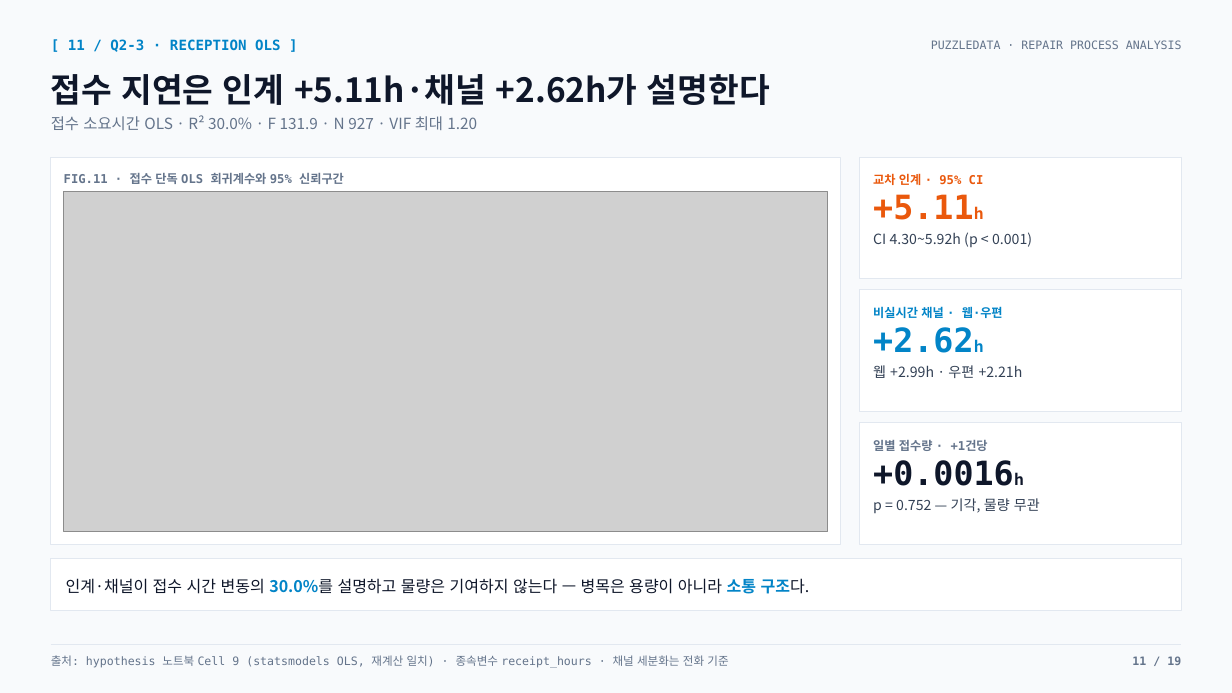
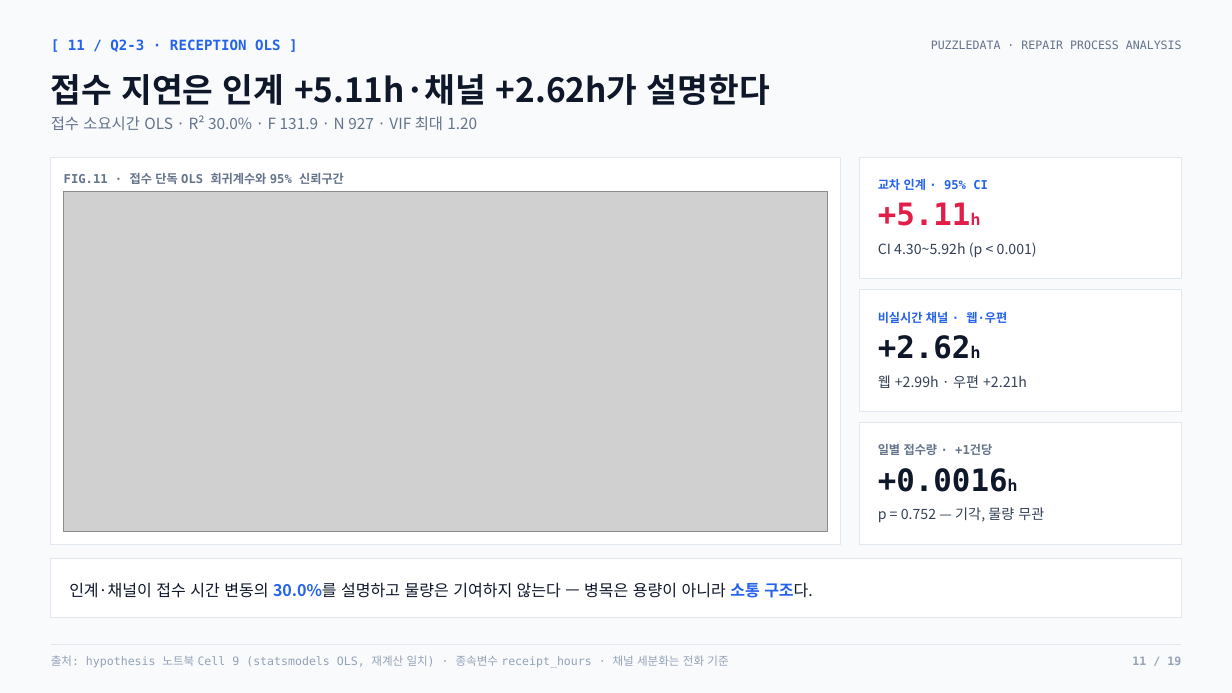
Before and after one commit to nus1245/puzzle_data, a slide deck: slide 11 of outputs/pptx/puzzledata_repair_report.pptx. Drawn at 1232x693 pixels with LibreOffice and Linux fonts; fonts in the diff are those of the drawing; grey boxes stand for pictures. Boxes give left, top, right and bottom in pixels: in the first picture for what was removed or moved away, otherwise in the second. Text is boxed around its words. In the diff, an @@ line names an element or a change of style, - is before the commit and + after.

```diff
--- a/outputs/pptx/puzzledata_repair_report.pptx
+++ b/outputs/pptx/puzzledata_repair_report.pptx
@@ text "[ 11 / Q2-3 · ..." at (68,39,281,52): text colour #0284C7 to #2563EB @@
@@ text "교차 인계 · 95% CI" at (878,178,988,190): text colour #EA580C to #2563EB @@
@@ text "+5.11h": place and size @@
-text "+5.11h" at (873,194,973,220)
+text "+5.11h" at (878,202,971,226)
@@ text "+5.11h" at (878,202,971,226): size 26 to 24 pt in "+5.11h"; text colour #EA580C to #E11D48; line spacing 29.1pt to 26.9pt @@
@@ text "CI 4.30~5.92h (p < 0.001)": place and size @@
-text "CI 4.30~5.92h (p < 0.001)" at (873,232,1032,247)
+text "CI 4.30~5.92h (p < 0.001)" at (878,242,1037,258)
@@ text "비실시간 채널 · 웹·우편" at (878,311,1007,323): text colour #0284C7 to #2563EB @@
@@ text "+2.62h": place and size @@
-text "+2.62h" at (873,327,973,353)
+text "+2.62h" at (878,335,971,359)
@@ text "+2.62h" at (878,335,971,359): size 26 to 24 pt in "+2.62h"; text colour #0284C7 to #0F172A; line spacing 29.1pt to 26.9pt @@
@@ text "웹 +2.99h · 우편 +2.21h": place and size @@
-text "웹 +2.99h · 우편 +2.21h" at (873,365,1023,378)
+text "웹 +2.99h · 우편 +2.21h" at (878,375,1027,388)
@@ text "일별 접수량 · +1건당": place and size @@
-text "일별 접수량 · +1건당" at (873,440,988,451)
+text "일별 접수량 · +1건당" at (878,444,992,455)
@@ text "+0.0016h": place and size @@
-text "+0.0016h" at (873,460,1014,486)
+text "+0.0016h" at (878,468,1008,492)
@@ text "+0.0016h" at (878,468,1008,492): size 26 to 24 pt in "+0.0016h"; line spacing 29.1pt to 26.9pt @@
@@ text "p = 0.752 — 기각, ...": place and size @@
-text "p = 0.752 — 기각, ..." at (873,498,1040,513)
+text "p = 0.752 — 기각, ..." at (878,507,1044,523)
@@ rectangle: place and size @@
-rectangle at (51,559,1181,611)
+rectangle at (51,559,1181,618)
@@ text "인계·채널이 접수 시간 변동의 30.0%를 ..." at (69,582,813,598): text colour #0284C7 to #2563EB in "30.0%를 소통 구조다." @@
@@ text "출처: hypothesis 노트북 Cell 9 ..." at (51,655,728,668): text colour #64748B to #94A3B8 @@
@@ text "11 / 19" at (1132,656,1181,665): text colour #64748B to #94A3B8 @@
```
Also in this commit, not shown: 17 other slides changed, 1 slide added, 1 slide removed, 22 other files.
